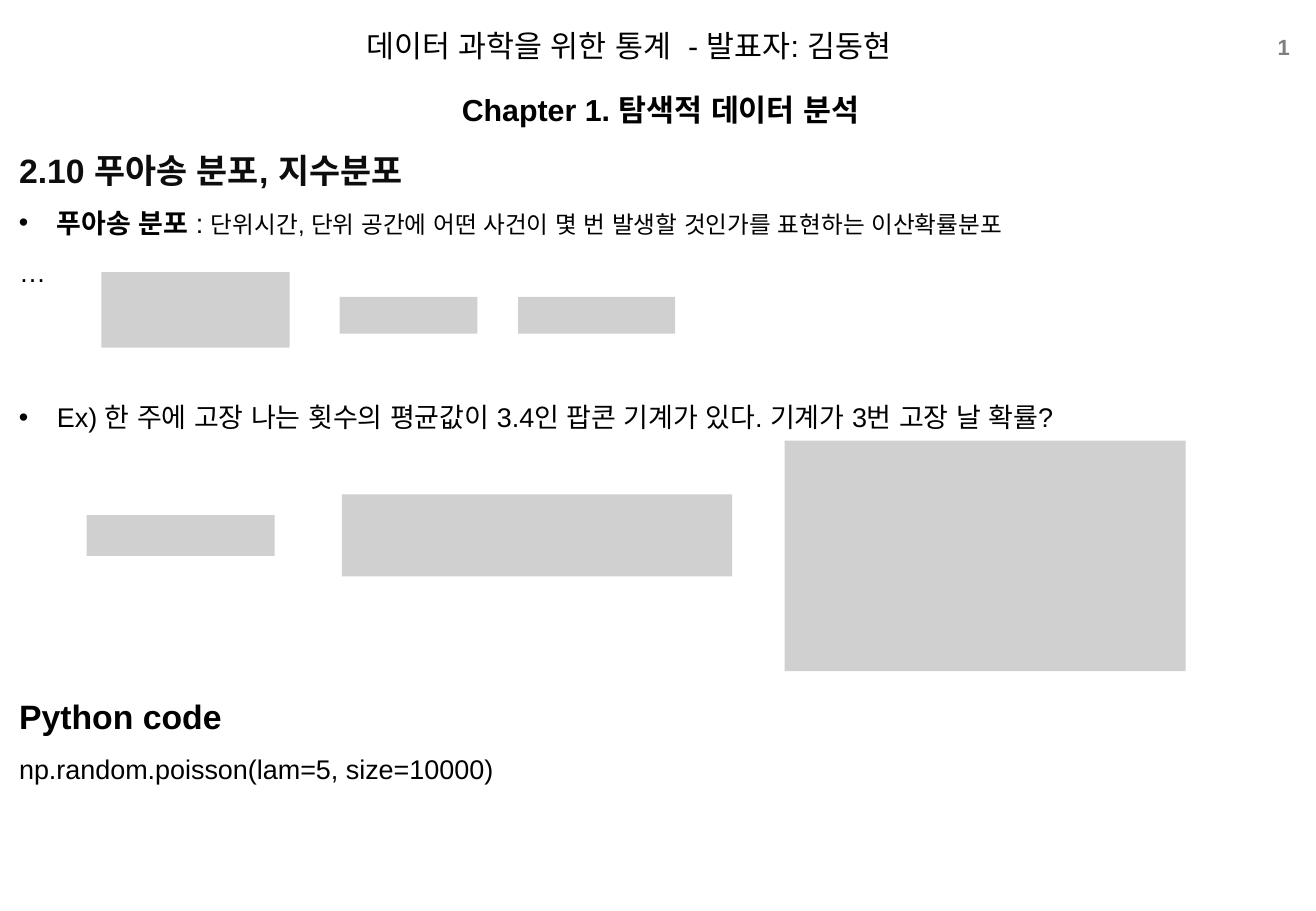
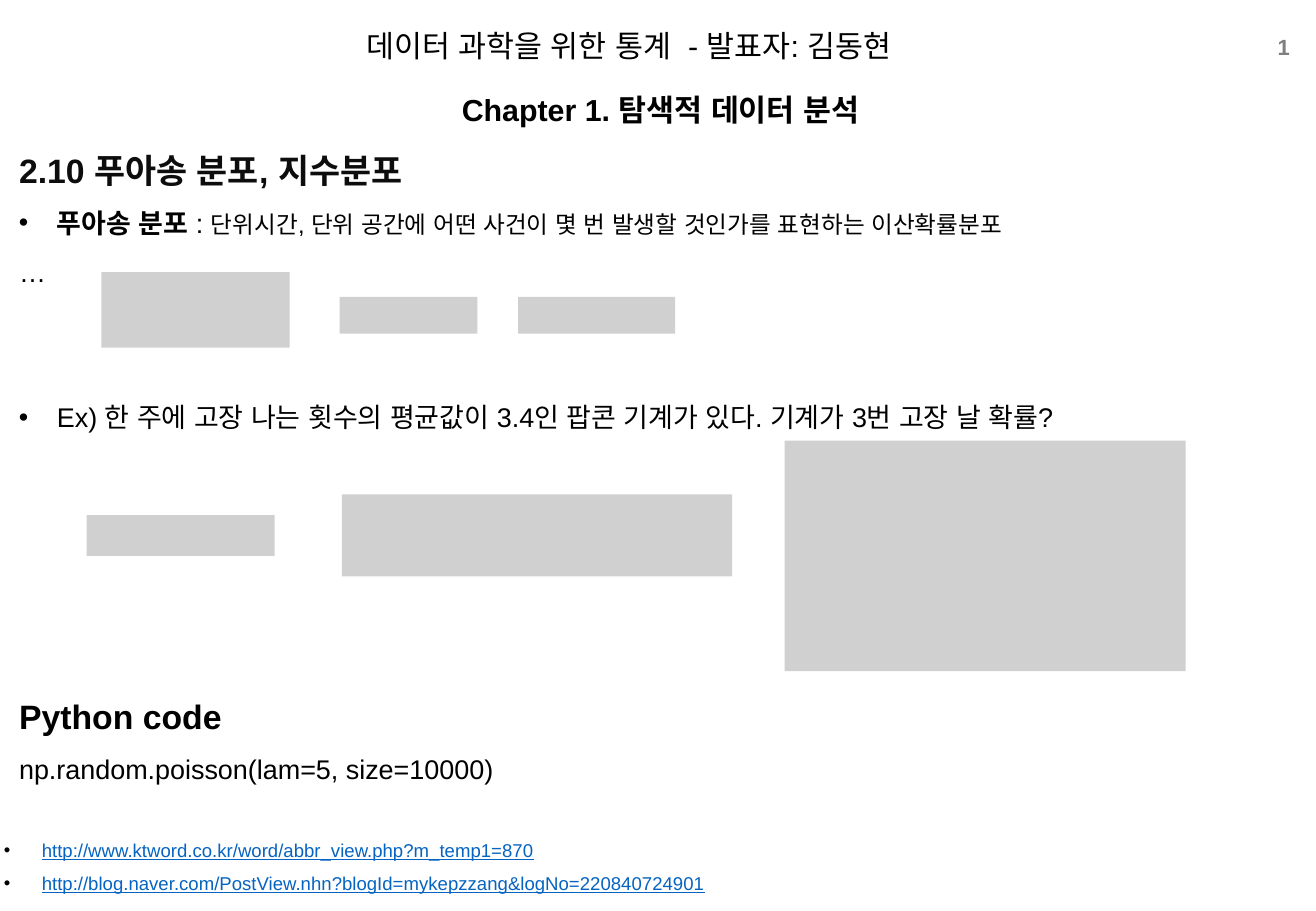
Before and after one commit to xddongx/flexink, a slide deck: slide 1 of study/ppt/[스터디]2.10푸아송_KDH.pptx. Drawn at 1316x911 pixels with LibreOffice and Linux fonts; fonts in the diff are those of the drawing; grey boxes stand for pictures; background and template pictures are left out. Boxes give left, top, right and bottom in pixels: in the first picture for what was removed or moved away, otherwise in the second. Text is boxed around its words. In the diff, an @@ line names an element or a change of style, - is before the commit and + after.

```diff
--- a/study/ppt/[스터디]2.10푸아송_KDH.pptx
+++ b/study/ppt/[스터디]2.10푸아송_KDH.pptx
@@ text at bbox=[42, 843, 704, 894]: paragraphs added @@
+• http://www.ktword.co.kr/word/abbr_view.php?m_temp1=870
+• http://blog.naver.com/PostView.nhn?blogId=mykepzzang&logNo=220840724901
```
Also in this commit, not shown: 1 other slide changed.
